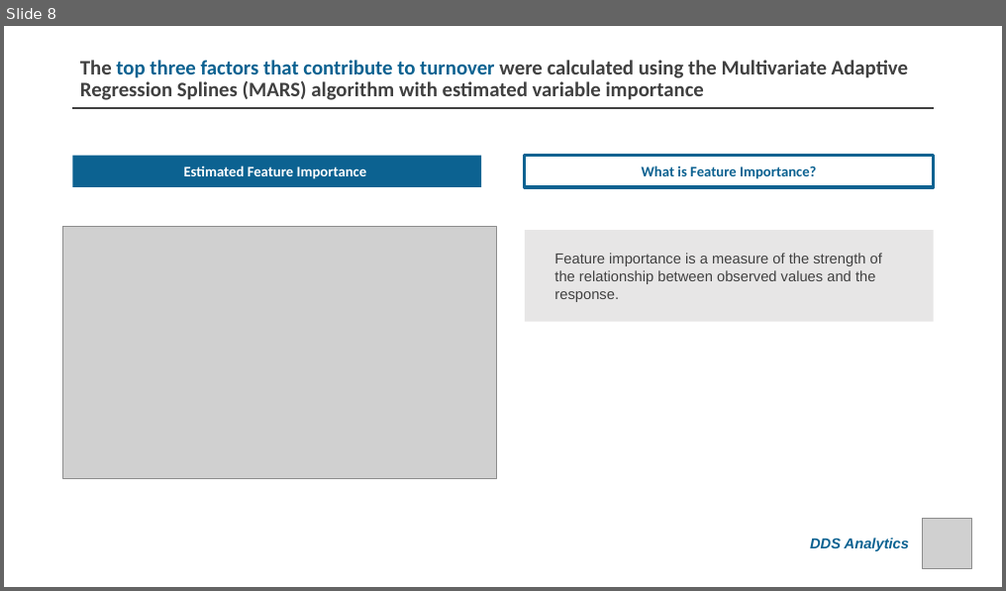
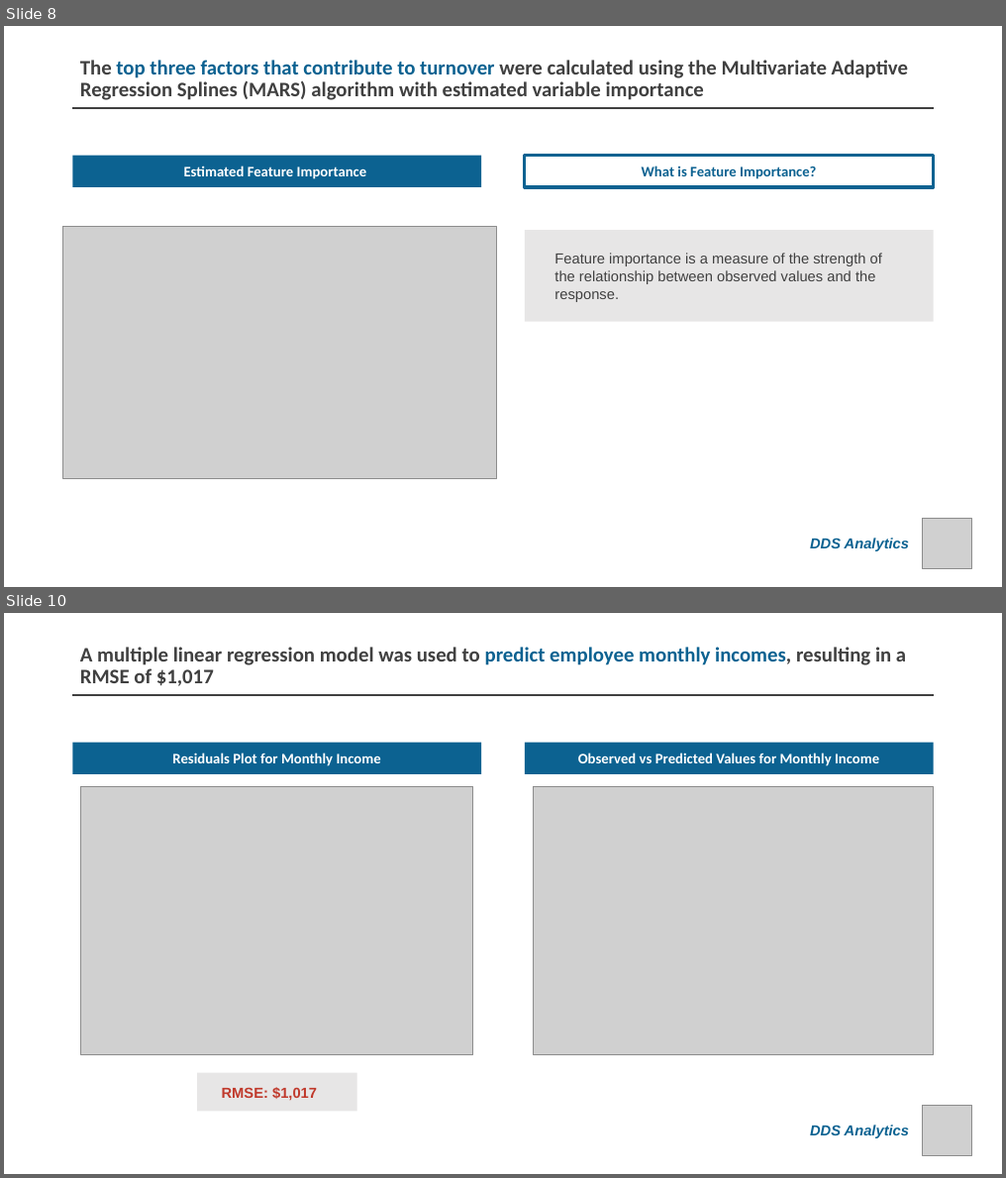
Before and after one commit to RobertLeePrice/MSDS6306_CaseStudy_2, a slide deck: MSDS6306_CaseStudy_02_RobertPrice.pptx. Shown one above the other, each under a label of ours: slide 8 before the commit, slides 8 and 10 after it; the slides between them are not shown. The pictures are 1006x591 and 1006x1178 pixels, drawn with LibreOffice and Linux fonts; fonts in the diff are those of the drawing; grey boxes stand for pictures. Boxes give left, top, right and bottom in pixels: in the first picture for what was removed or moved away, otherwise in the second. Text is boxed around its words. In the diff, an @@ line names an element or a change of style, - is before the commit and + after.

```diff
--- a/MSDS6306_CaseStudy_02_RobertPrice.pptx
+++ b/MSDS6306_CaseStudy_02_RobertPrice.pptx
@@ slide 10 added at box(4, 613, 1002, 1174), background #FFFFFF @@
@@ title added at box(73, 643, 934, 690), outline #FFFFFF 0.75 pt, 19.8 pt, text #404040, bold @@
+A multiple linear regression model was used to predict employee monthly incomes, resulting in a RMSE of $1,017
@@ line added from (73, 695) to (934, 695), #404040 2.25 pt @@
@@ rectangle added at box(73, 743, 481, 774), fill #0C6291, 14 pt, text #FFFFFF, bold @@
+Residuals Plot for Monthly Income
@@ rectangle added at box(525, 743, 933, 774), fill #0C6291, 14 pt, text #FFFFFF, bold @@
+Observed vs Predicted Values for Monthly Income
@@ picture added at box(81, 786, 473, 1056) @@
@@ picture added at box(534, 786, 934, 1056) @@
@@ rectangle added at box(197, 1073, 357, 1112), fill #E7E6E6 @@
@@ text added at box(222, 1087, 317, 1100), 14 pt, text #C0392B, bold @@
+RMSE: $1,017
@@ picture added at box(923, 1106, 973, 1156) @@
@@ text added at box(810, 1125, 909, 1139), 14 pt, text #0C6291, bold, italic @@
+DDS Analytics
```
Also in this commit, not shown: 2 slides changed, 1 other slide added, 1 slide removed, 2 other files.
